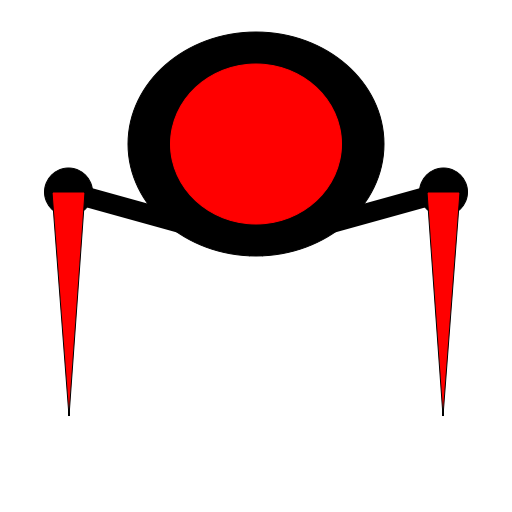
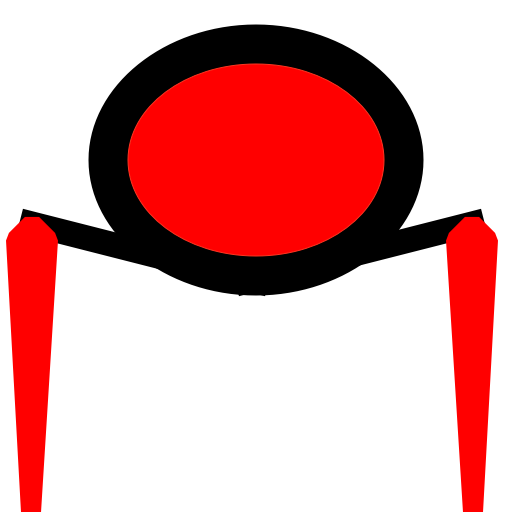
Before/after of a 512×512 layered artwork. What changed in the layer stack:
added layer "Vector Layer 4" above "Vector Layer 3" over [232, 208, 498, 512]
painted on "Vector Layer 3" over [6, 167, 468, 512]
painted on "Vector Layer 2" over [44, 24, 424, 417]
removed layer "Vector Layer 1" over [127, 31, 385, 257]
